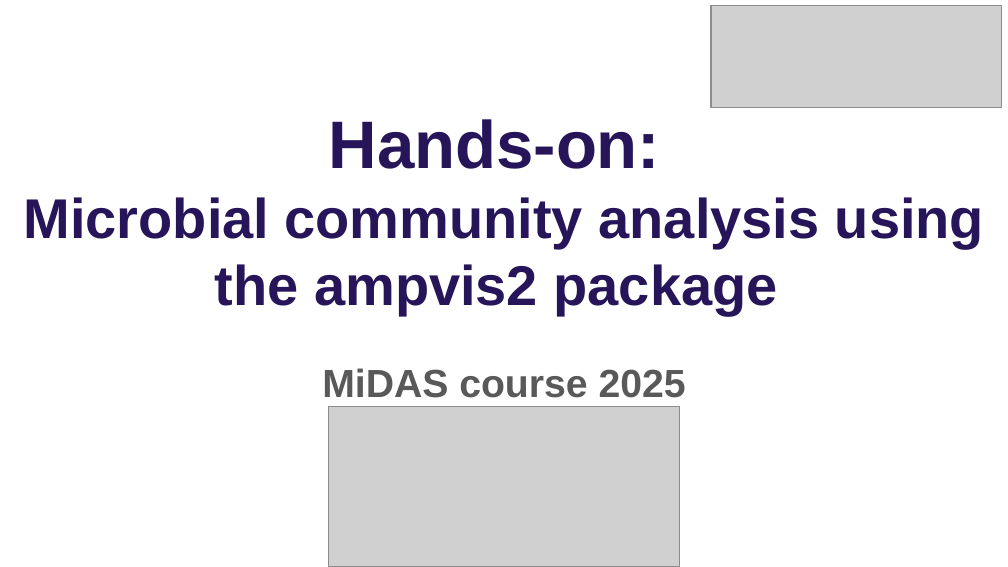
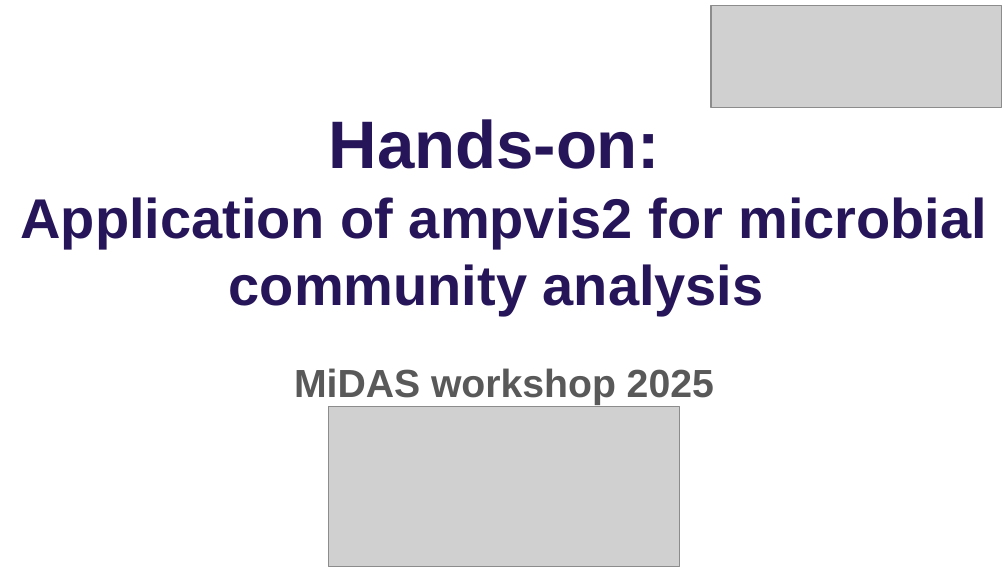
Before and after one commit to mpeces/MiDAS_course_2025, a slide deck: slide 1 of presentations/Hands-on_Setup.pptx. Drawn at 1008x567 pixels with LibreOffice and Linux fonts; fonts in the diff are those of the drawing; grey boxes stand for pictures; background and template pictures are left out. Boxes give left, top, right and bottom in pixels: in the first picture for what was removed or moved away, otherwise in the second. Text is boxed around its words. In the diff, an @@ line names an element or a change of style, - is before the commit and + after.

Commit message:
updated

```diff
--- a/presentations/Hands-on_Setup.pptx
+++ b/presentations/Hands-on_Setup.pptx
@@ text at <box>21,197,987,315</box>: text changed @@
-Microbial community analysis using the ampvis2 package
+Application of ampvis2 for microbial community analysis
@@ subtitle at <box>294,368,714,405</box>: text changed @@
-MiDAS course 2025
+MiDAS workshop 2025
```
